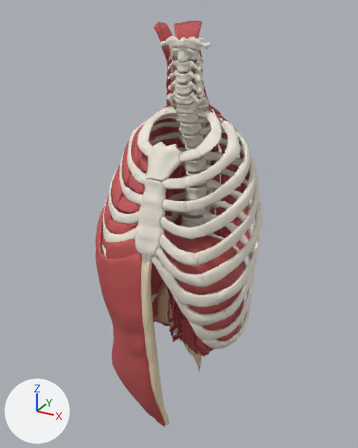
The glTF model public/models/trunk.glb, before and after one commit.
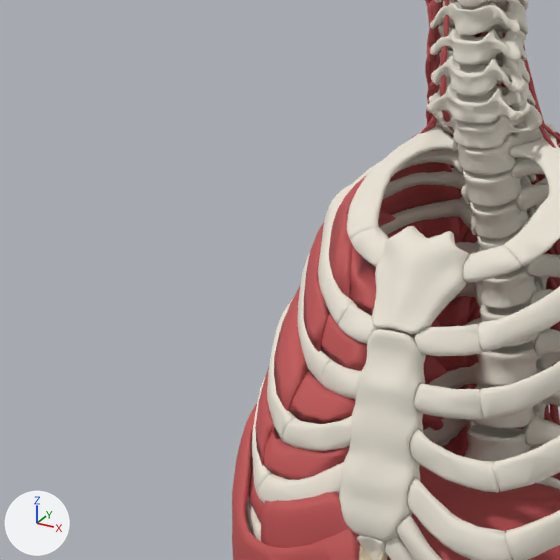
The first picture shows the older version from a 50 mm lens placed at (0.373, -0.683, 1.593), pointed at (-0.016, 0.024, 1.24). The close-ups show the older and then the newer version on the part from 3% to 60% of the width and 13% to 59% of the height of that picture. Only the edits that show in the close-ups are written down. Arrows for +X, +Y and +Z are at lower left; the lights stay in place. Where no turn or scale is listed for an object, it has been applied to the vertices.

Names of what the first close-up shows: 'Body of sternum', 'Costal cartilage', 'Diaphragm', 'External abdominal oblique muscle.r', 'External intercostal muscles.r', 'Internal intercostal muscles.r', 'Manubrium of sternum', 'Rectus abdominal muscle.r', 'Rib (1st)', 'Rib (2nd)', 'Rib (3rd)', 'Rib (4th)' and 37 more.
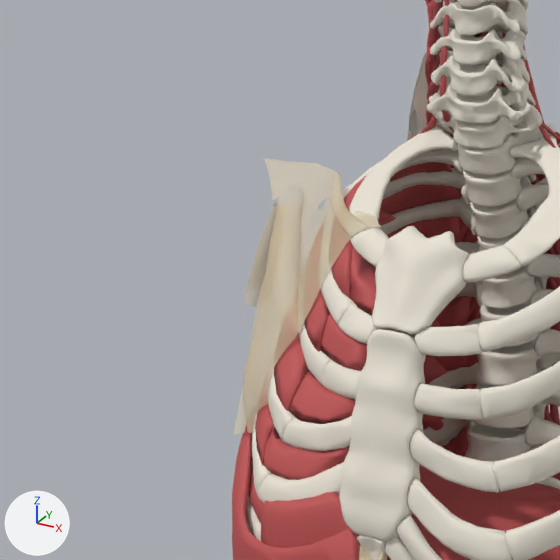
What differs and where, as boxes [x1, y1, x2, y2] in the close-ups (560 x 560 px):
'Clavipectoral fascia.r', added
    after: [234, 159, 381, 435]
'Thoracolumbar fascia (cervical and thoracic part).r', added
    after: [407, 53, 428, 141]

The change, as a diff of the scene's bpy script:
```diff
--- a/public/models/trunk.glb.py
+++ b/public/models/trunk.glb.py
@@ mat_fascia @@
+mat_fascia = principled_material('fascia')
+mat_fascia.base_color = (0.797, 0.67, 0.449)  # beige #e7d6b3
+mat_fascia.roughness = 0.7
+mat_fascia.alpha = 0.5
@@ me_mesh_039 @@
+me_mesh_039.from_pydata(...)  # 416 vertices, 828 faces; spans x -0.052..0.052, y -0.046..0.046, z -0.205..0.205
+me_mesh_039.materials.append(mat_fascia)  # beige #e7d6b3
@@ me_mesh_590 @@
+me_mesh_590.from_pydata(...)  # 948 vertices, 1662 faces; spans x -0.069..0.069, y -0.052..0.052, z -0.078..0.078
+me_mesh_590.materials.append(mat_fascia)  # beige #e7d6b3
@@ ob_thoracolumbar_fascia__cervical_and_thoracic_part__r @@
+ob_thoracolumbar_fascia__cervical_and_thoracic_part__r = bpy.data.objects.new('Thoracolumbar fascia (cervical and thoracic part).r', me_mesh_039)
+ob_thoracolumbar_fascia__cervical_and_thoracic_part__r.location = (-0.0509, 0.059, 1.285)
@@ ob_clavipectoral_fascia_r @@
+ob_clavipectoral_fascia_r = bpy.data.objects.new('Clavipectoral fascia.r', me_mesh_590)
+ob_clavipectoral_fascia_r.location = (-0.1058, -0.0212, 1.3367)
```
